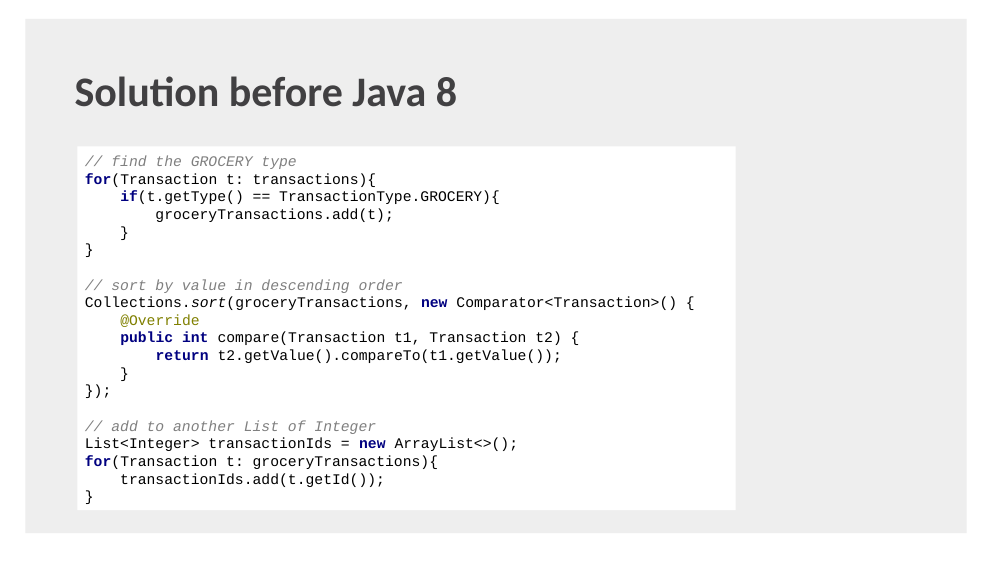
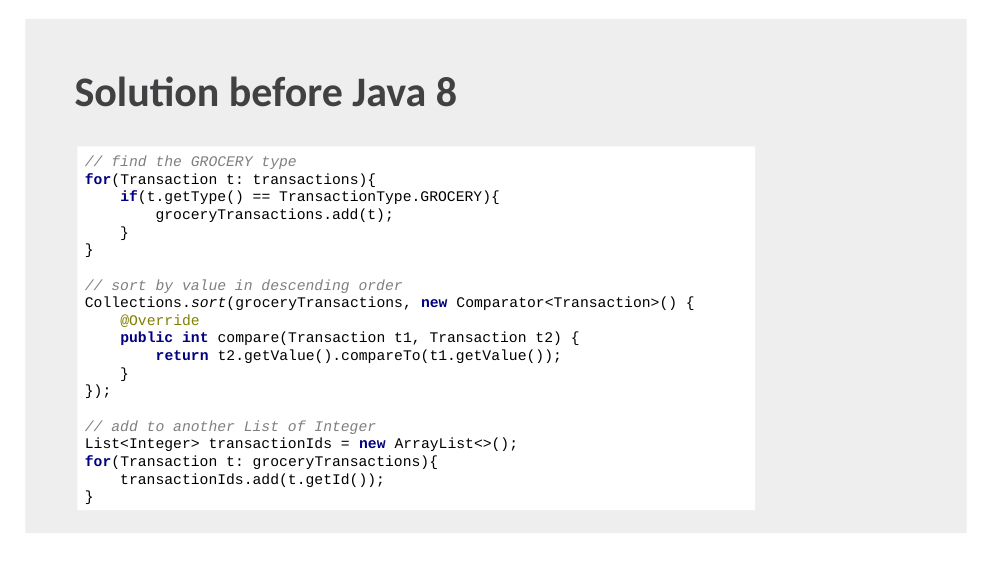
Before and after one commit to shaojie-xu-kp/Java8_lunch_learn, a slide deck: slide 21 of Java 8 & TDP.pptx (slide 25 before the commit). Drawn at 1008x567 pixels with LibreOffice and Linux fonts; fonts in the diff are those of the drawing; background and template pictures are left out. Boxes give left, top, right and bottom in pixels: in the first picture for what was removed or moved away, otherwise in the second. Text is boxed around its words. In the diff, an @@ line names an element or a change of style, - is before the commit and + after.

```diff
--- a/Java 8 & TDP.pptx
+++ b/Java 8 & TDP.pptx
@@ rectangle "// find the GROCERY type ..." resized from (x1=77, y1=147, x2=736, y2=510) to (x1=77, y1=147, x2=755, y2=510) @@
```
Also in this commit, not shown: 8 other slides changed, 3 slides added, 4 slides removed, 2 other files.
